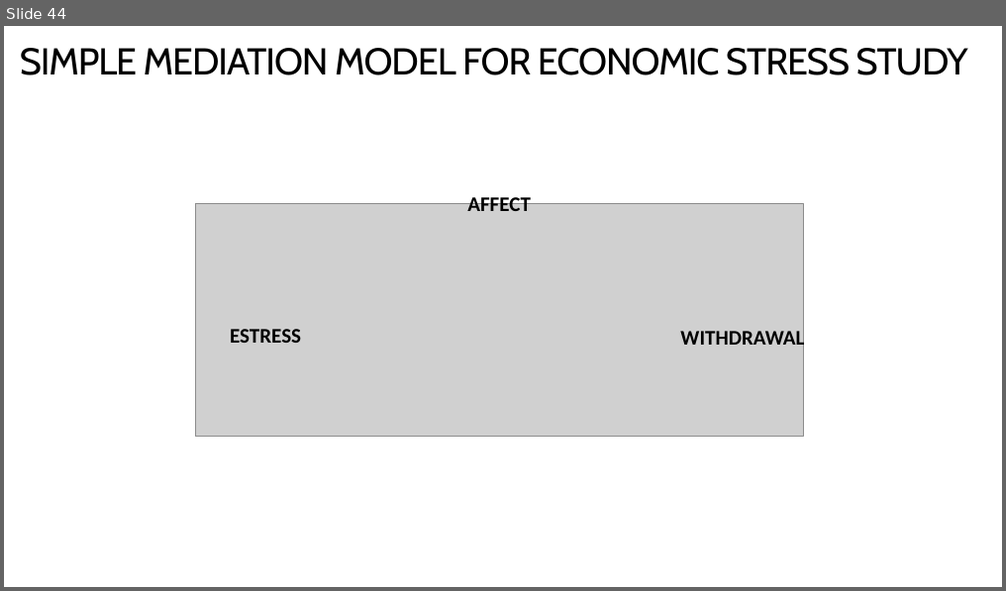
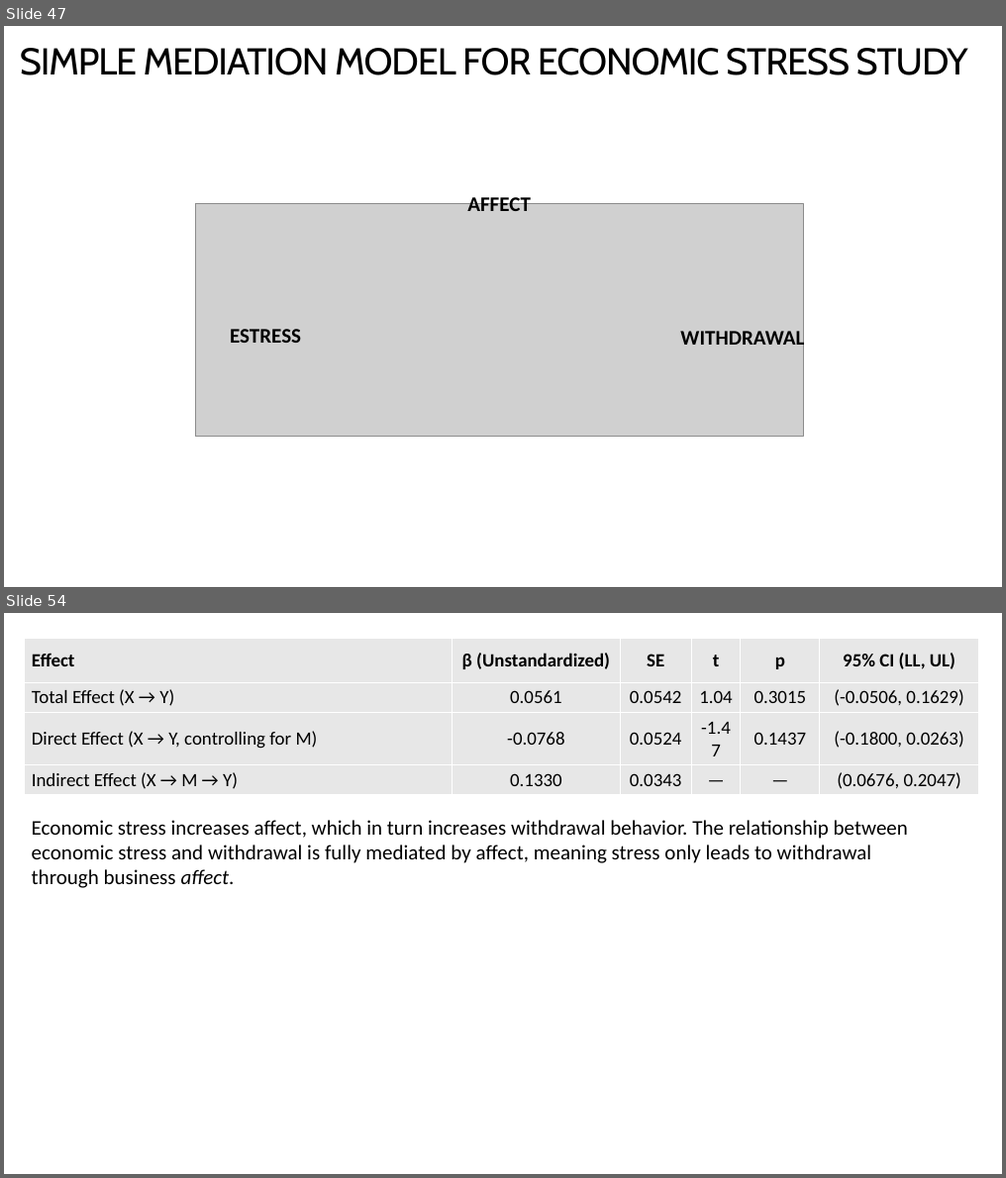
Before and after one commit to bigdataforsocialjustice/stats-for-social-justice, a slide deck: slides/medmod/lecture.pptx. Shown one above the other, each under a label of ours: slide 44 before the commit, slides 47 and 54 after it; the slides between them are not shown. The pictures are 1006x591 and 1006x1178 pixels, drawn with LibreOffice and Linux fonts; fonts in the diff are those of the drawing; grey boxes stand for pictures. Boxes give left, top, right and bottom in pixels: in the first picture for what was removed or moved away, otherwise in the second. Text is boxed around its words. In the diff, an @@ line names an element or a change of style, - is before the commit and + after.

```diff
--- a/slides/medmod/lecture.pptx
+++ b/slides/medmod/lecture.pptx
@@ slide 54 added at (4,613,1002,1174), background #FFFFFF @@
@@ table added at (24,639,979,795), 4 rows, 6 columns @@
+Effect | β (Unstandardized) | SE | t | p | 95% CI (LL, UL)
+Total Effect (X → Y) | 0.0561 | 0.0542 | 1.04 | 0.3015 | (-0.0506, 0.1629)
+Direct Effect (X → Y, controlling for M) | -0.0768 | 0.0524 | -1.47 | 0.1437 | (-0.1800, 0.0263)
+Indirect Effect (X → M → Y) | 0.1330 | 0.0343 | — | — | (0.0676, 0.2047)
@@ text added at (32,820,908,888), 20 pt, text #000000 @@
+Economic stress increases affect, which in turn increases withdrawal behavior. The relationship between economic stress and withdrawal is fully mediated by affect, meaning stress only leads to withdrawal through business affect.
@@ what was slide 44 is now slide 47 @@
```
Also in this commit, not shown: 4 slides changed, 6 other slides added, 14 slides removed.
